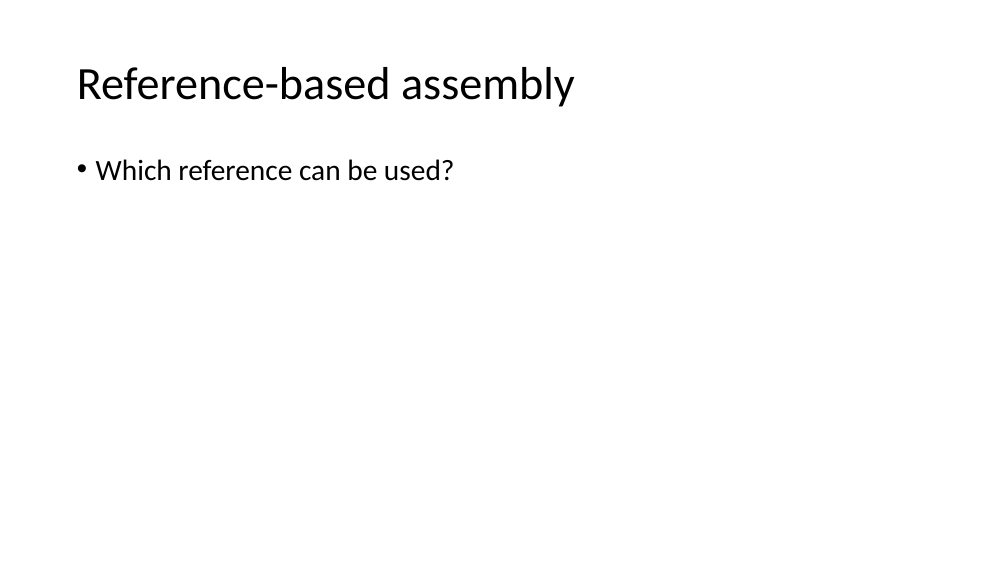
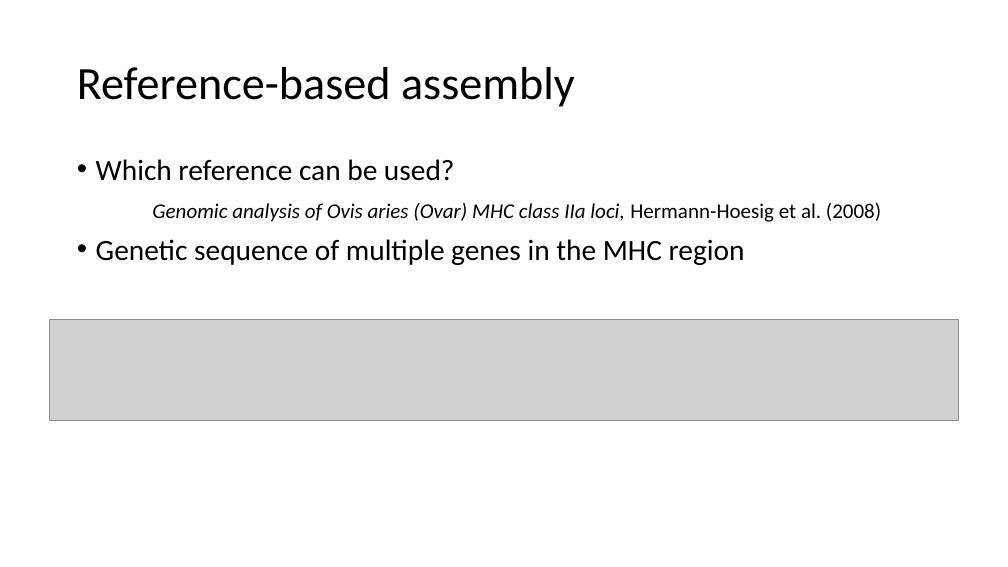
Before and after one commit to cybriden/Exercise3, a slide deck: slide 8 of Präsi.pptx. Drawn at 1008x567 pixels with LibreOffice and Linux fonts; fonts in the diff are those of the drawing; grey boxes stand for pictures. Boxes give left, top, right and bottom in pixels: in the first picture for what was removed or moved away, otherwise in the second. Text is boxed around its words. In the diff, an @@ line names an element or a change of style, - is before the commit and + after.

Commit message:
Folien

```diff
--- a/Präsi.pptx
+++ b/Präsi.pptx
@@ text at [96,203,881,265]: paragraphs added @@
+Genomic analysis of Ovis aries (Ovar) MHC class IIa loci, Hermann-Hoesig et al. (2008)
+• Genetic sequence of multiple genes in the MHC region
@@ picture added at [50,320,959,420] @@
```
Also in this commit, not shown: 1 other slide changed, 10 slides added, 2 slides removed, 7 other files.
